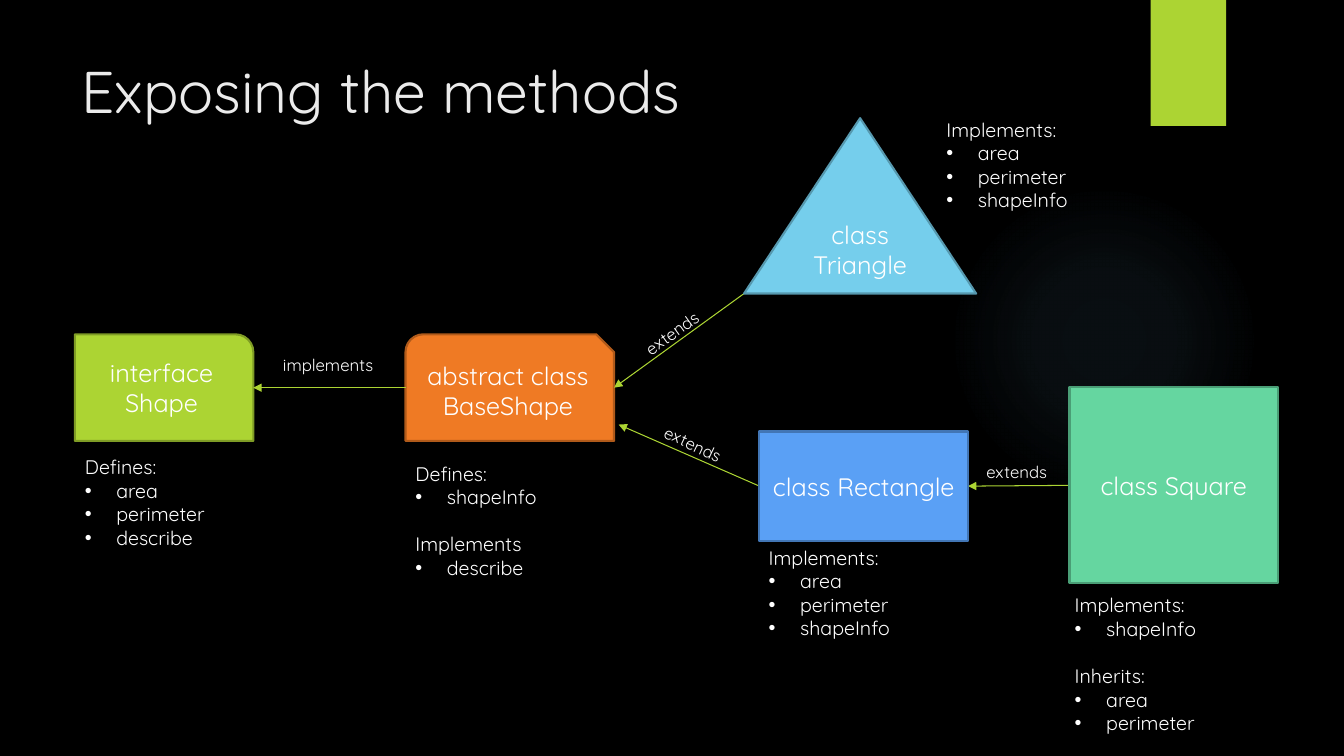
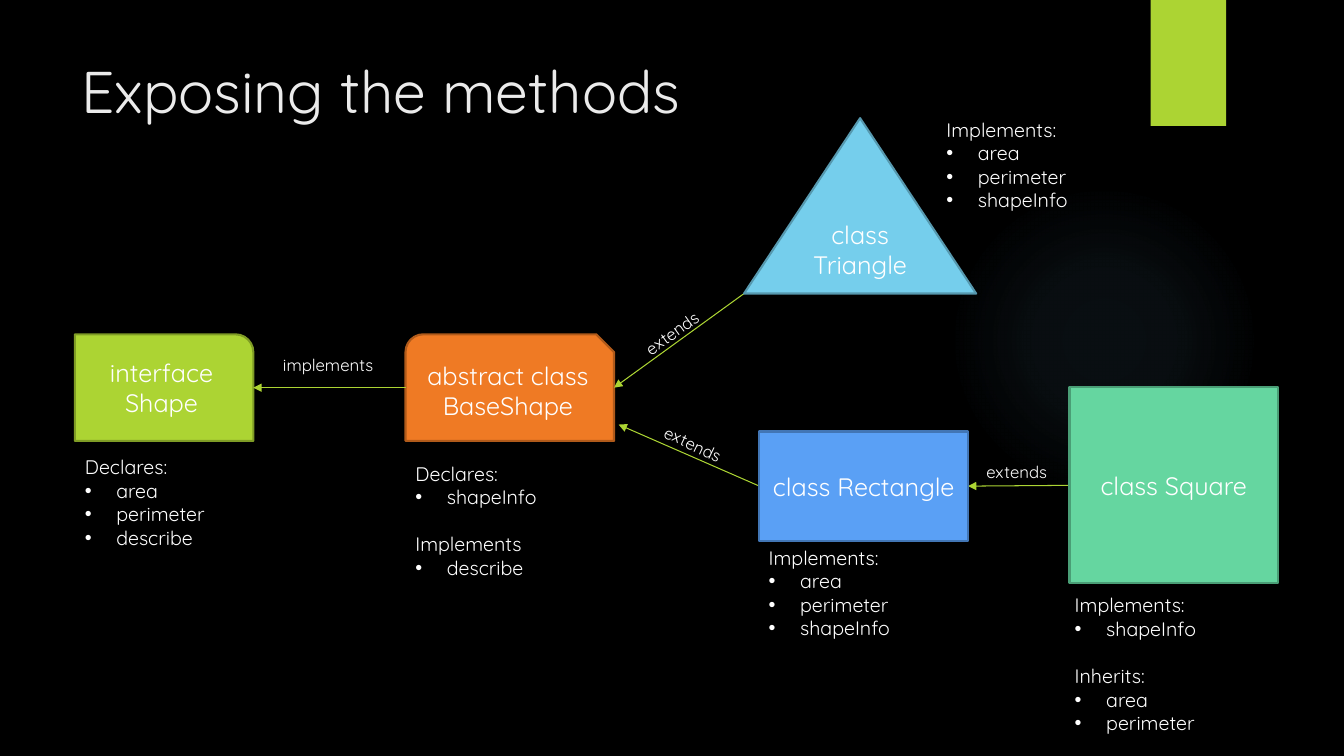
Before and after one commit to DrOldGuy/object-oriented-programming, a slide deck: slide 10 of The Shape of OOP.pptx. Drawn at 1344x756 pixels with LibreOffice and Linux fonts; fonts in the diff are those of the drawing; background and template pictures are left out. Boxes give left, top, right and bottom in pixels: in the first picture for what was removed or moved away, otherwise in the second. Text is boxed around its words. In the diff, an @@ line names an element or a change of style, - is before the commit and + after.

```diff
--- a/The Shape of OOP.pptx
+++ b/The Shape of OOP.pptx
@@ text at bbox=[85, 459, 167, 475]: text changed @@
-Defines:
+Declares:
@@ text at bbox=[415, 466, 497, 482]: text changed @@
-Defines:
+Declares:
```
Also in this commit, not shown: 3 other slides changed, 9 other files.
